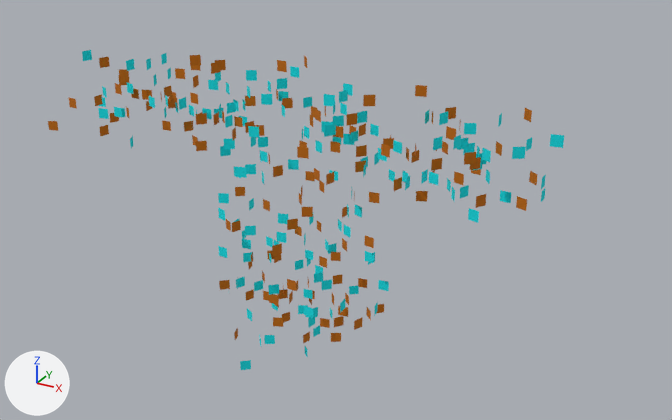
The glTF model assets/DC_meta/upper_body/meta_01000101_upper_body/M_meta_01000101.glb: old version first, new version second.
One viewpoint serves both versions: a 50 mm camera at (1.265, -2.074, 2.274) aimed at (0.096, 0.052, 1.211). The lights are fixed; the arrows at lower left show +X, +Y and +Z. Where no turn or scale is listed for an object, it has been applied to the vertices.

In view in the first picture: 'body'.
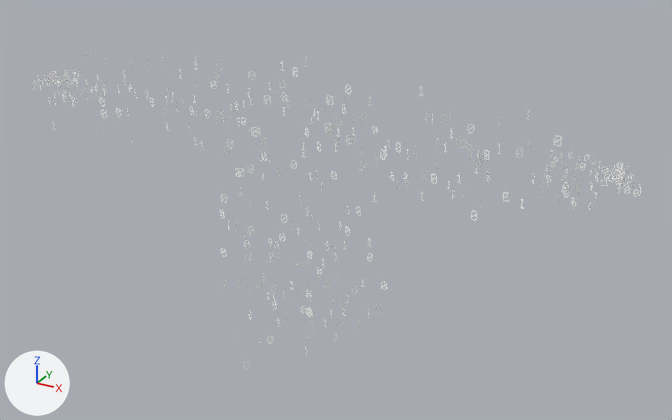
Commit message: META: upload all

What differs and where, as boxes (x1, y1, x2, y2) in the pictures (672 x 420 px):
'body', surface changed, reshaped (18% wider)
    before: (48, 50, 564, 370)
    after: (32, 51, 641, 369)
part 1 of me_mesh_048, added
    after: (32, 69, 109, 106)
part 2 of me_mesh_048, added
    after: (543, 150, 641, 206)

The change, as a diff of the scene's bpy script:
```diff
--- a/assets/DC_meta/upper_body/meta_01000101_upper_body/M_meta_01000101.glb.py
+++ b/assets/DC_meta/upper_body/meta_01000101_upper_body/M_meta_01000101.glb.py
@@ img_01_base @@
+img_01_base = load_image('01_base', '_unpacked/01_base', 256, 256, 'sRGB')
@@ mat_m_robo_zero @@
 n0 = _N.new('ShaderNodeBsdfPrincipled'); n0.name = 'Principled BSDF'
-n0.inputs[0].default_value = (0.0, 0.755, 0.814, 1.0)  # 'Base Color', cyan #00e1e9
 n0.inputs[2].default_value = 1.0  # 'Roughness'
 n1 = _N.new('ShaderNodeOutputMaterial'); n1.name = 'Material Output'
+n2 = _N.new('ShaderNodeMath'); n2.name = 'Math'
+n2.operation = 'SUBTRACT'
+n2.inputs[0].default_value = 1.0  # 'Value'
+n3 = _N.new('ShaderNodeMath'); n3.name = 'Math.001'
+n3.operation = 'LESS_THAN'
+n4 = _N.new('ShaderNodeTexImage'); n4.name = 'Image Texture'
+n4.image = img_01_base
 _L.new(n0.outputs[0], n1.inputs[0])  # 'BSDF' to 'Surface'
+_L.new(n2.outputs[0], n0.inputs[4])  # 'Value' to 'Alpha'
+_L.new(n3.outputs[0], n2.inputs[1])  # 'Value' to 'Value'
+_L.new(n4.outputs[0], n0.inputs[0])  # 'Color' to 'Base Color'
+_L.new(n4.outputs[1], n3.inputs[0])  # 'Alpha' to 'Value'
@@ mat_m_robo_one @@
 n0 = _N.new('ShaderNodeBsdfPrincipled'); n0.name = 'Principled BSDF'
-n0.inputs[0].default_value = (0.54, 0.147, 0.0, 1.0)  # 'Base Color', orange #c26b00
 n0.inputs[2].default_value = 1.0  # 'Roughness'
 n1 = _N.new('ShaderNodeOutputMaterial'); n1.name = 'Material Output'
+n2 = _N.new('ShaderNodeMath'); n2.name = 'Math'
+n2.operation = 'SUBTRACT'
+n2.inputs[0].default_value = 1.0  # 'Value'
+n3 = _N.new('ShaderNodeMath'); n3.name = 'Math.001'
+n3.operation = 'LESS_THAN'
+n4 = _N.new('ShaderNodeTexImage'); n4.name = 'Image Texture'
+n4.image = img_01_base
 _L.new(n0.outputs[0], n1.inputs[0])  # 'BSDF' to 'Surface'
+_L.new(n2.outputs[0], n0.inputs[4])  # 'Value' to 'Alpha'
+_L.new(n3.outputs[0], n2.inputs[1])  # 'Value' to 'Value'
+_L.new(n4.outputs[0], n0.inputs[0])  # 'Color' to 'Base Color'
+_L.new(n4.outputs[1], n3.inputs[0])  # 'Alpha' to 'Value'
@@ me_mesh_048 @@
 # used by ob_body; location = (0.0, 0.0, 0.0)
-me_mesh_048.from_pydata(...)  # 1204 vertices, 602 faces; spans x -0.82..0.75, y -0.28..0.25, z 0.74..1.64
+me_mesh_048.from_pydata(...)  # 2096 vertices, 1048 faces; spans x -0.94..0.93, y -0.28..0.25, z 0.74..1.64
+# me_mesh_048 part 1: 444 vertices added at x -0.94..-0.7, y -0.1..0.08, z 1.41..1.5
+# me_mesh_048 part 2: 328 vertices added at x 0.69..0.93, y -0.09..0.08, z 1.41..1.51
 me_mesh_048.materials.append(mat_m_robo_zero)
```
